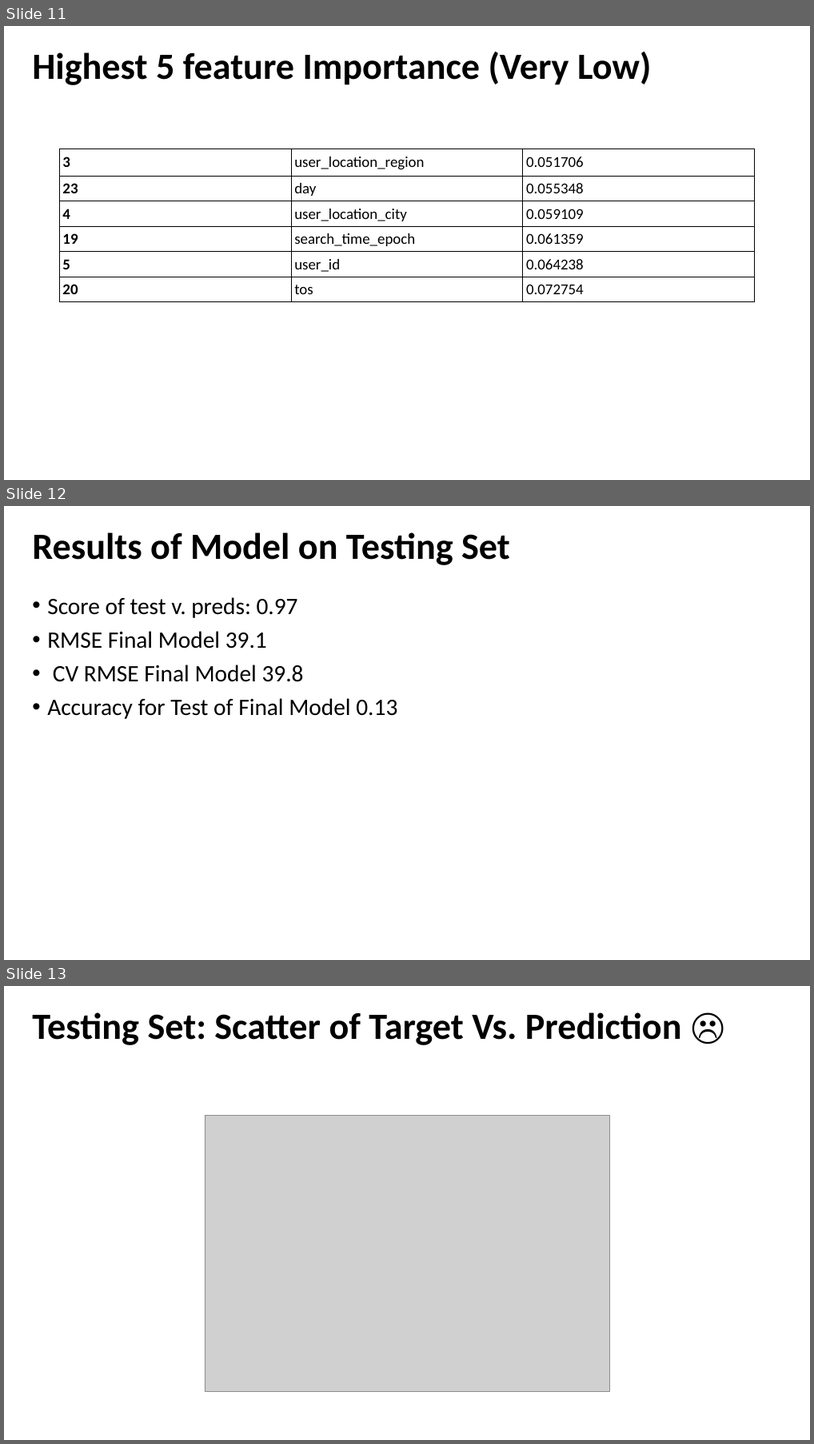
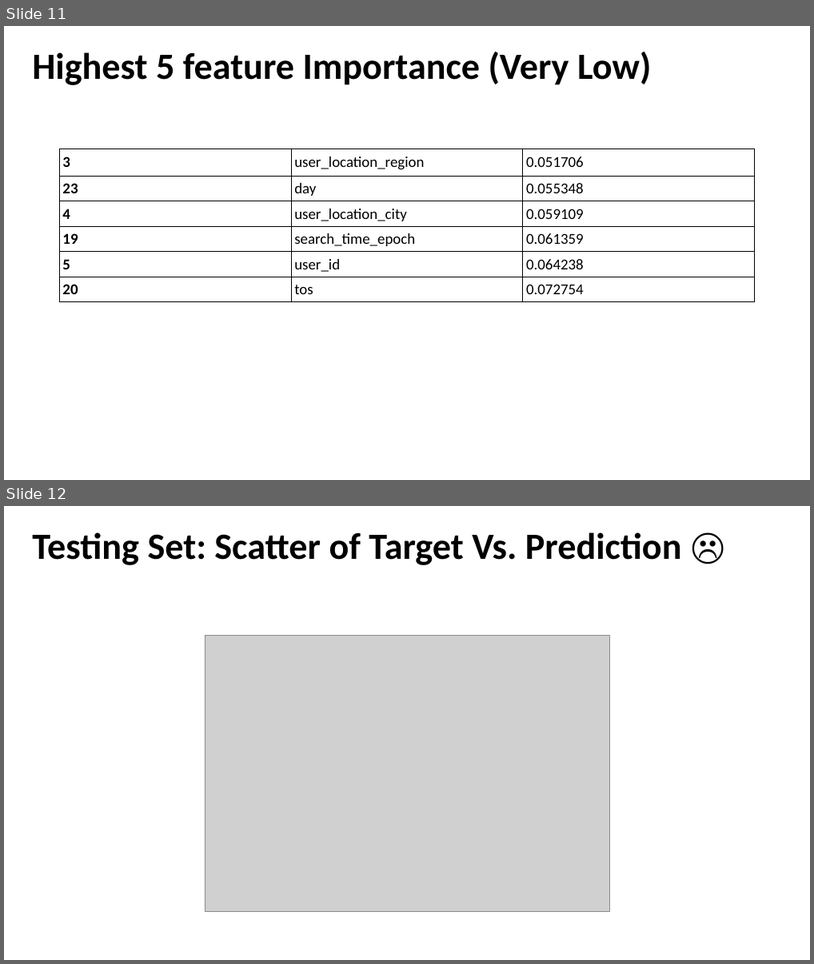
Before and after one commit to mkcullen228/sfdat22_work, a slide deck: final_project/final_project_presentation.pptx. Shown one above the other, each under a label of ours: slides 11, 12 and 13 before the commit, slides 11 and 12 after it. The pictures are 814x1444 and 814x964 pixels, drawn with LibreOffice and Linux fonts; fonts in the diff are those of the drawing; grey boxes stand for pictures. Boxes give left, top, right and bottom in pixels: in the first picture for what was removed or moved away, otherwise in the second. Text is boxed around its words. In the diff, an @@ line names an element or a change of style, - is before the commit and + after.

```diff
--- a/final_project/final_project_presentation.pptx
+++ b/final_project/final_project_presentation.pptx
@@ slide 12 removed at bbox=[4, 506, 810, 960], background #FFFFFF @@
@@ title removed at bbox=[32, 532, 510, 565] @@
-Results of Model on Testing Set
@@ text removed at bbox=[47, 597, 398, 719] @@
-• Score of test v. preds: 0.97
-• RMSE Final Model 39.1
-• CV RMSE Final Model 39.8
-• Accuracy for Test of Final Model 0.13
@@ what was slide 13 is now slide 12 @@
```
Also in this commit, not shown: 4 slides changed.
